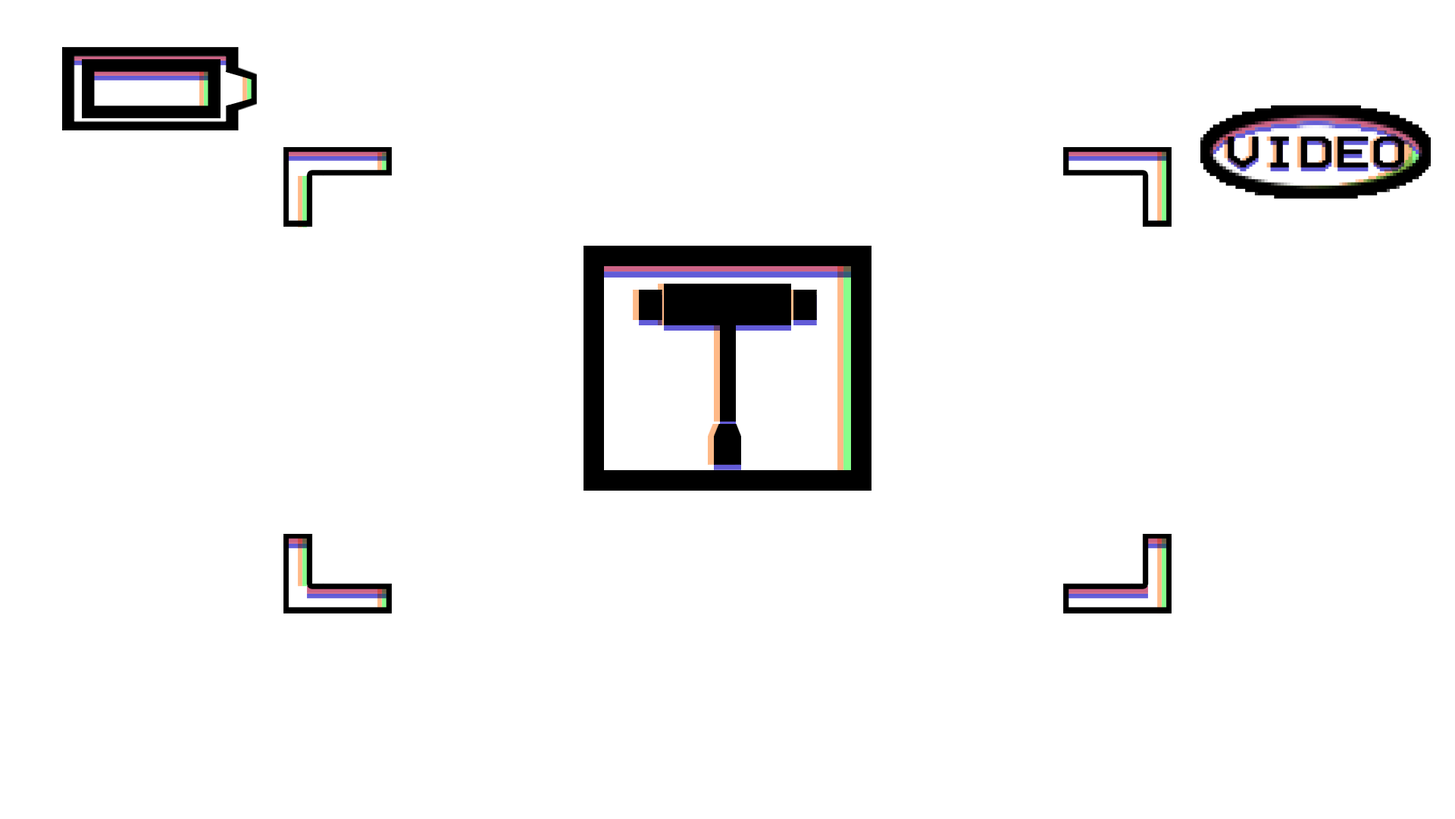
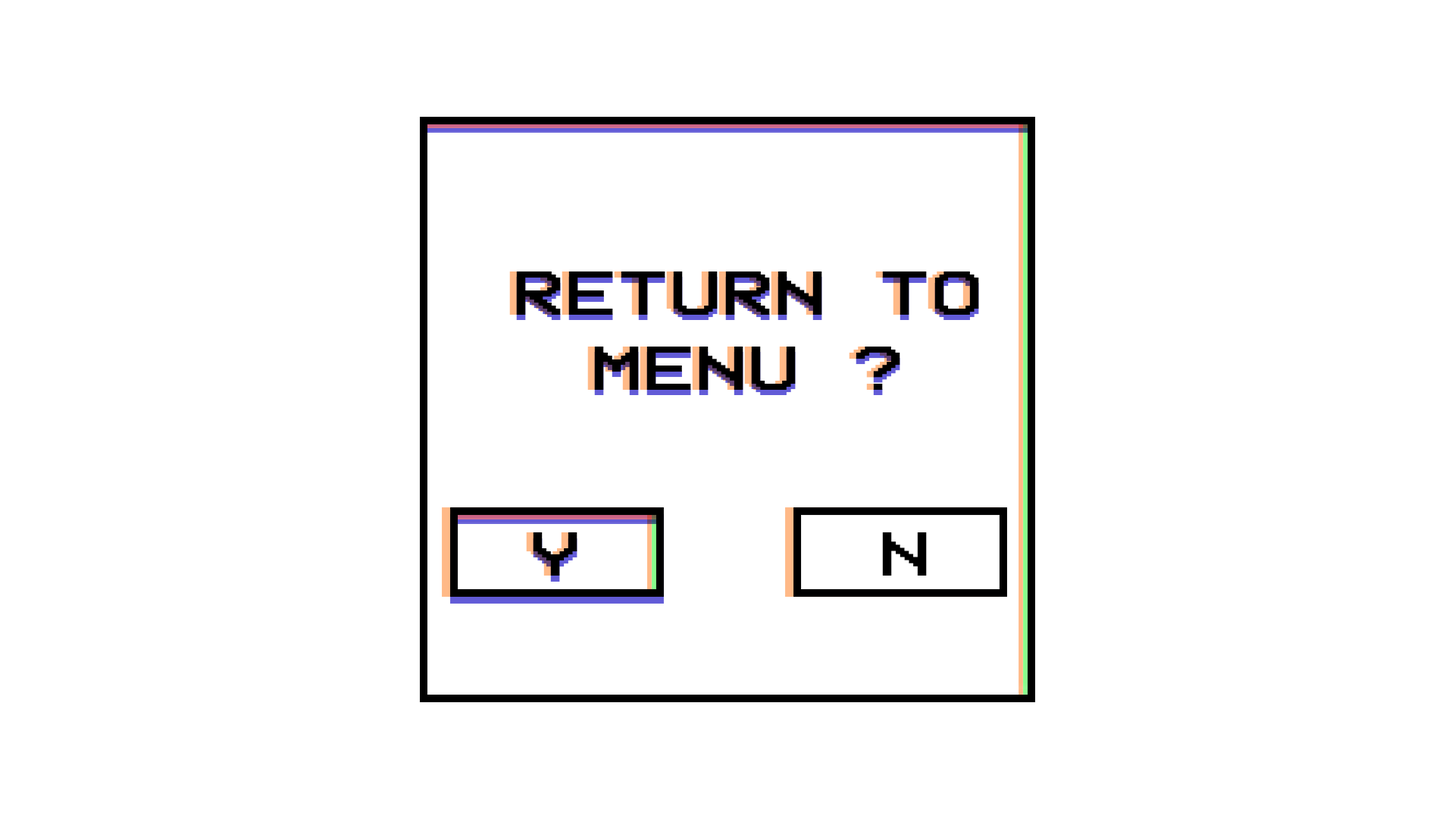
Layers edited between the first and the second 1455 × 819 image:
added group "RETURN" with 26 layers above "MENUBGBOX" over [441, 271, 1008, 604]
added group "N BOX" with 9 layers in group "RETURN" over [785, 507, 1008, 597]
added layer "MENUBGBOX copy 2" in group "N BOX" over [793, 507, 1008, 597]
added layer "MENUBGBOX copy 6" (multiply) in group "N BOX" over [785, 507, 1000, 597]
added group "Y BOX" with 12 layers in group "RETURN" over [441, 507, 664, 604]
added group "EdgeCol copy 7" with 4 layers in group "Y BOX" over [453, 510, 660, 594]
added layer "MENUBGBOX copy" in group "Y BOX" over [450, 507, 664, 597]
added layer "MENUBGBOX copy 4" (multiply) in group "Y BOX" over [441, 507, 656, 597]
added layer "MENUBGBOX copy 3" (multiply) in group "Y BOX" over [450, 513, 664, 604]
added layer "RETURN TO MENU ? copy 2" (multiply) in group "RETURN" over [509, 271, 973, 390]
added layer "RETURN TO MENU ? copy" (multiply) in group "RETURN" over [516, 276, 980, 395]
added layer "RETURN TO MENU ?" in group "RETURN" over [516, 271, 980, 390]
added group "MENUBGBOX" (2nd of 3) with 6 layers above "BoardCustomIcon copy" over [419, 116, 1036, 702]
added group "EdgeCol copy" (2nd of 2, in "MENUBGBOX") with 4 layers in group "MENUBGBOX" over [423, 119, 1031, 696]
added layer "Layer 3 copy 24" (13th of 13, in "MENUBGBOX" › "EdgeCol copy") (multiply) in group "EdgeCol copy" over [423, 123, 1031, 129]
added layer "Layer 3 copy 23" (13th of 13, in "MENUBGBOX" › "EdgeCol copy") (multiply) in group "EdgeCol copy" over [1018, 119, 1024, 696]
added layer "MENUBGBOX" (3rd of 3, in "MENUBGBOX") in group "MENUBGBOX" over [419, 116, 1036, 702]
hid group "BoardCustomIcon copy" (15 layers) over [583, 245, 872, 491]
hid group "CharCustomIcon" (13 layers) over [583, 245, 872, 491]
hid group "Battery" (11 layers) over [62, 46, 257, 131]
hid group "VIDEO Bubble" (8 layers) over [1200, 105, 1432, 199]
hid group "Shot Border" (32 layers) over [283, 147, 1172, 614]
…and 10 more changes (10 added)
